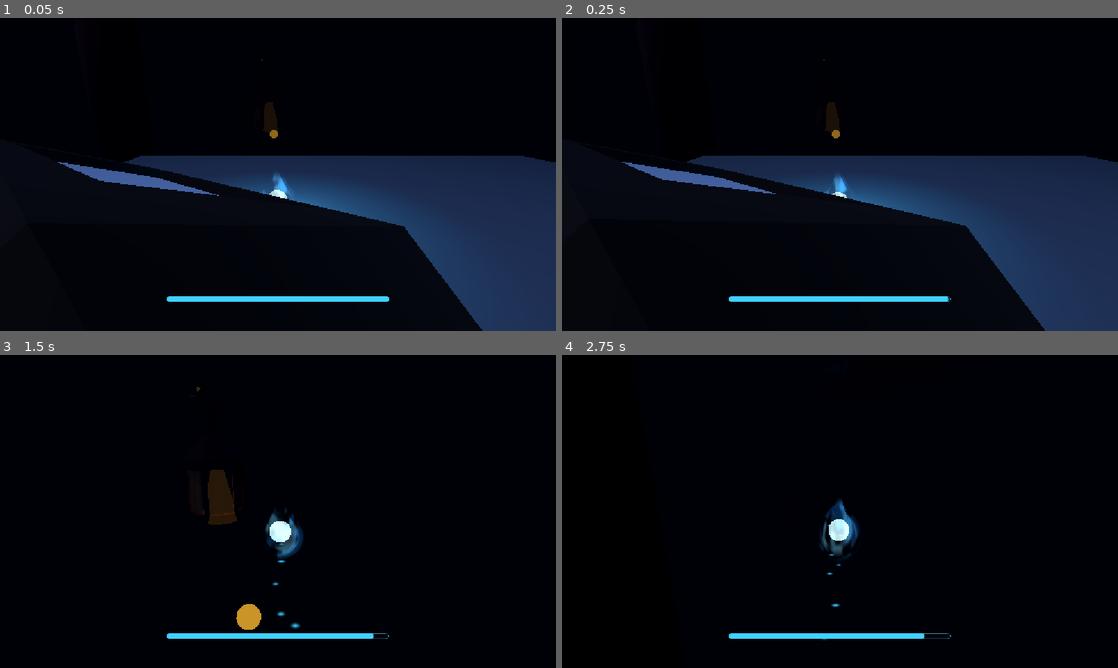
Above: before the commit, frames 1-4 (two rows, left to right).
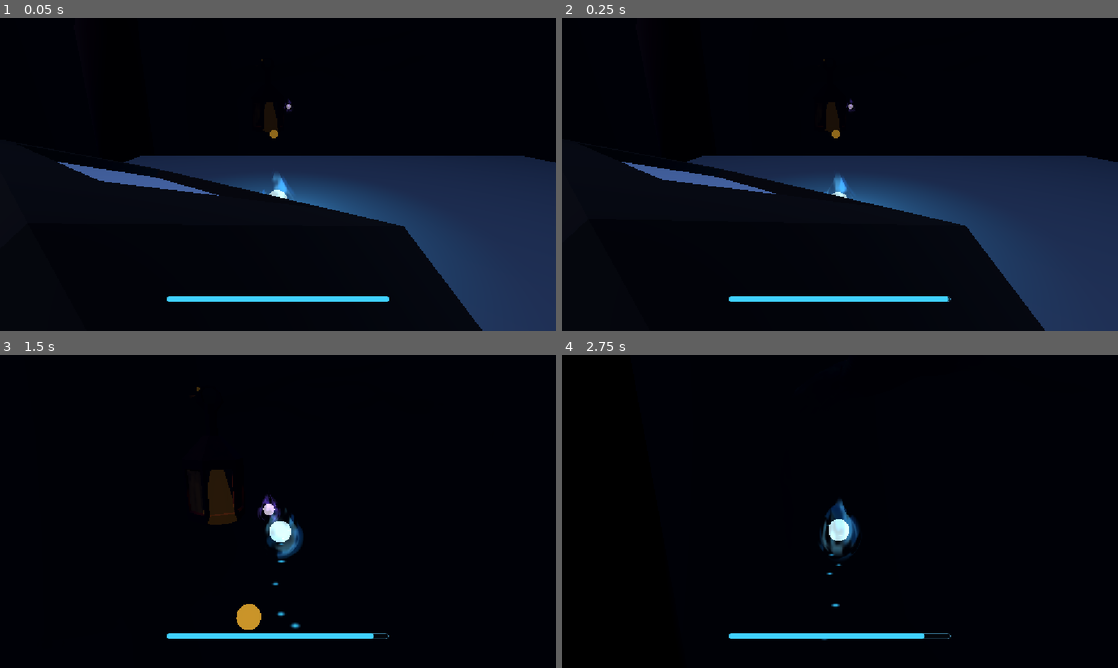
Above: after the commit, the same moments.

Repository: Snow-shino/GMTK2026
Game: Godot game, scene res://scenes/levels/main.tscn
The game is run twice, just before and just after one commit, with the same random seed, the same clock (stepped at 60 frames per second) and the same inputs. This scene is started directly instead of the project's main scene.
Inputs (mouse positions are in pixels of both pictures, inside the frame that each line leads up to):
- Up to frame 1 (0.05 s): no input
- Up to frame 2 (0.25 s): no input
- Up to frame 3 (1.5 s): tap Enter at 0.5 s; move the mouse to (272, 517) at 0.52 s; hold W (move_forward) from 0.53 s (still down); click (272, 517) at 0.6 s; tap Space (jump) at 0.77 s; move the mouse to (316, 514) at 1.27 s; click (316, 514) at 1.35 s
- Up to frame 4 (2.75 s): keep holding W (move_forward); tap Space (jump) at 1.52 s; move the mouse to (795, 508) at 2.02 s; click (795, 508) at 2.1 s

The runs differ from the first frame. In frame 1, less than 0.1% of the frame differs, in the area x 51-53%, y 25-30%; in frame 2, less than 0.1%; in frame 3, 0.2%, in the area x 46-51%, y 44-54%; in frame 4, nothing differs.

Commit message:
Update flight_collectible.tscn

Diff:
--- a/gmtk-26/scenes/flight_collectible.tscn
+++ b/gmtk-26/scenes/flight_collectible.tscn
@@ -164,7 +164,6 @@
 orientation = 1
 
 [node name="Area3D" type="Area3D" unique_id=1262300711]
-script = ExtResource("1_ohfg5")
 
 [node name="CollisionShape3D" type="CollisionShape3D" parent="." unique_id=1005863412]
 shape = SubResource("SphereShape3D_56dul")
